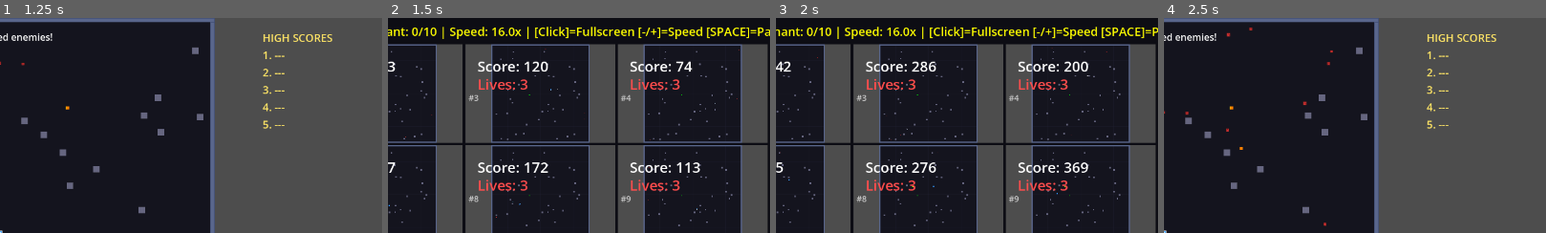
Above: before the commit, frames 1-4 (left to right).
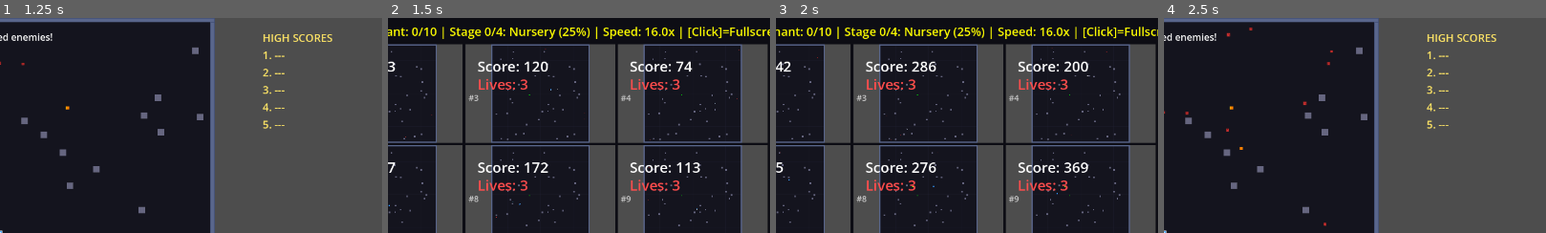
Above: after the commit, the same moments.

Repository: aryavolkan/evolve
Game: Godot game, scene res://main.tscn
Two runs of this game, one before a commit and one after it. Both use one fixed random seed, a clock stepped at 60 frames per second and the inputs below.
Inputs (mouse positions are % of the whole screen's width and height, from its top left):
- Up to frame 1 (1.25 s): tap Enter (ui_accept) at 0.5, 0.77 s; move the mouse to (72, 45) at 0.52 s; hold D (shoot_right) from 0.53 s (still down); hold T from 0.53 s (still down); click (72, 45) at 0.67 s; tap Shift at 0.8 s
- Up to frame 2 (1.5 s): move the mouse to (30, 55) at 1.27 s; release D (shoot_right) at 1.28 s; release T at 1.28 s; hold S (shoot_down) from 1.28 s (still down); tap Shift at 1.35 s
- Up to frame 3 (2 s): keep holding S (shoot_down); tap Enter (ui_accept) at 1.52 s; tap T at 1.55 s
- Up to frame 4 (2.5 s): move the mouse to (60, 28) at 2.02 s; release S (shoot_down) at 2.03 s; hold D (shoot_right) from 2.03 s (still down); hold T from 2.03 s (still down); tap Shift at 2.3 s
The pictures show only the part of the screen within x 50-100%, y 0-50%; the shares and areas given below are measured in that part.

Frame 1 is identical in both runs. In frame 2, 2.3% of the frame differs, in the area x 17-100%, y 4-10%; in frame 3, 2.2%; in frame 4, nothing differs.

Commit message:
feat: add 5-stage curriculum learning system
- Add CURRICULUM_STAGES constant with 5 progressive difficulty stages
  (Nursery → Elementary → Intermediate → Advanced → Final)
- Add curriculum state tracking (stage, generations_at_stage, enabled flag)
- Add check_curriculum_advancement() using rolling average fitness
- Add get_current_curriculum_config() and get_curriculum_label() helpers
- Reset stagnation counters on stage advancement
- Integrate curriculum into training loop, stats display, and W&B metrics
- Add comprehensive test suite (14 tests) in test_curriculum.gd
- Add IMPLEMENTATION_PLAN.md documenting all phases

Diff:
--- /dev/null
+++ b/test/test_curriculum.gd
@@ -0,0 +1,165 @@
+extends "res://test/test_base.gd"
+## Tests for the curriculum learning system in training_manager.gd
+
+var TrainingManagerScript = preload("res://training_manager.gd")
+
+
+func _run_tests() -> void:
+	_test("curriculum_stages_are_valid", _test_stages_valid)
+	_test("curriculum_initial_state", _test_initial_state)
+	_test("curriculum_config_returns_stage_0", _test_config_stage_0)
+	_test("curriculum_config_disabled_returns_empty", _test_config_disabled)
+	_test("curriculum_no_advance_before_min_generations", _test_no_early_advance)
+	_test("curriculum_advances_when_threshold_met", _test_advances_on_threshold)
+	_test("curriculum_does_not_advance_below_threshold", _test_no_advance_below_threshold)
+	_test("curriculum_does_not_advance_past_final_stage", _test_no_advance_past_final)
+	_test("curriculum_resets_stagnation_on_advance", _test_resets_stagnation)
+	_test("curriculum_label_format", _test_label_format)
+	_test("curriculum_all_stages_have_required_keys", _test_stage_keys)
+	_test("curriculum_arena_scale_monotonic", _test_arena_scale_monotonic)
+	_test("curriculum_enemy_types_grow", _test_enemy_types_grow)
+	_test("curriculum_final_stage_no_threshold", _test_final_stage)
+
+
+func _create_manager() -> Node:
+	## Create a training manager instance for testing (not added to tree).
+	var tm = TrainingManagerScript.new()
+	# Don't call initialize() - we're testing curriculum logic in isolation
+	return tm
+
+
+func _test_stages_valid() -> void:
+	var tm = _create_manager()
+	assert_gt(tm.CURRICULUM_STAGES.size(), 0, "Should have at least 1 stage")
+	assert_eq(tm.CURRICULUM_STAGES.size(), 5, "Should have exactly 5 stages")
+
+
+func _test_initial_state() -> void:
+	var tm = _create_manager()
+	assert_eq(tm.curriculum_stage, 0, "Should start at stage 0")
+	assert_eq(tm.curriculum_generations_at_stage, 0, "Should start with 0 gens at stage")
+	assert_true(tm.curriculum_enabled, "Curriculum should be enabled by default")
+
+
+func _test_config_stage_0() -> void:
+	var tm = _create_manager()
+	var config = tm.get_current_curriculum_config()
+	assert_false(config.is_empty(), "Config should not be empty")
+	assert_eq(config.arena_scale, 0.25, "Stage 0 arena scale should be 0.25")
+	assert_true(config.enemy_types.has(0), "Stage 0 should have pawns (type 0)")
+	assert_eq(config.enemy_types.size(), 1, "Stage 0 should only have pawns")
+
+
+func _test_config_disabled() -> void:
+	var tm = _create_manager()
+	tm.curriculum_enabled = false
+	var config = tm.get_current_curriculum_config()
+	assert_true(config.is_empty(), "Disabled curriculum should return empty config")
+
+
+func _test_no_early_advance() -> void:
+	var tm = _create_manager()
+	# Add high fitness but only 1 generation (need 3 minimum)
+	tm.history_avg_fitness.append(99999.0)
+	var advanced = tm.check_curriculum_advancement()
+	assert_false(advanced, "Should not advance with only 1 generation")
+	assert_eq(tm.curriculum_stage, 0, "Should still be at stage 0")
+	assert_eq(tm.curriculum_generations_at_stage, 1, "Should have counted the generation")
+
+
+func _test_advances_on_threshold() -> void:
+	var tm = _create_manager()
+	# Stage 0 threshold is 5000, min_generations is 3
+	# Simulate 3 generations with high fitness
+	tm.history_avg_fitness.append(6000.0)
+	tm.check_curriculum_advancement()  # gen 1 at stage
+	tm.history_avg_fitness.append(6000.0)
+	tm.check_curriculum_advancement()  # gen 2 at stage
+	tm.history_avg_fitness.append(6000.0)
+	var advanced = tm.check_curriculum_advancement()  # gen 3 at stage
+	assert_true(advanced, "Should advance when threshold met over 3 gens")
+	assert_eq(tm.curriculum_stage, 1, "Should be at stage 1")
+	assert_eq(tm.curriculum_generations_at_stage, 0, "Gens at stage should reset")
+
+
+func _test_no_advance_below_threshold() -> void:
+	var tm = _create_manager()
+	# Stage 0 threshold is 5000
+	tm.history_avg_fitness.append(2000.0)
+	tm.check_curriculum_advancement()
+	tm.history_avg_fitness.append(2000.0)
+	tm.check_curriculum_advancement()
+	tm.history_avg_fitness.append(2000.0)
+	var advanced = tm.check_curriculum_advancement()
+	assert_false(advanced, "Should not advance below threshold")
+	assert_eq(tm.curriculum_stage, 0, "Should still be at stage 0")
+
+
+func _test_no_advance_past_final() -> void:
+	var tm = _create_manager()
+	tm.curriculum_stage = tm.CURRICULUM_STAGES.size() - 1  # Final stage
+	tm.history_avg_fitness.append(99999.0)
+	tm.history_avg_fitness.append(99999.0)
+	tm.history_avg_fitness.append(99999.0)
+	var advanced = tm.check_curriculum_advancement()
+	assert_false(advanced, "Should not advance past final stage")
+	assert_eq(tm.curriculum_stage, tm.CURRICULUM_STAGES.size() - 1)
+
+
+func _test_resets_stagnation() -> void:
+	var tm = _create_manager()
+	tm.generations_without_improvement = 8
+	tm.best_avg_fitness = 3000.0
+	# Force advancement
+	tm.history_avg_fitness.append(6000.0)
+	tm.check_curriculum_advancement()
+	tm.history_avg_fitness.append(6000.0)
+	tm.check_curriculum_advancement()
+	tm.history_avg_fitness.append(6000.0)
+	tm.check_curriculum_advancement()
+	assert_eq(tm.generations_without_improvement, 0, "Stagnation should reset on advance")
+	assert_eq(tm.best_avg_fitness, 0.0, "Best avg should reset on advance")
+
+
+func _test_label_format() -> void:
+	var tm = _create_manager()
+	var label = tm.get_curriculum_label()
+	assert_true(label.length() > 0, "Label should not be empty")
+	assert_true("Stage 0" in label, "Label should contain stage number")
+	assert_true("Nursery" in label, "Label should contain stage name")
+	assert_true("25%" in label, "Label should contain arena scale")
+
+
+func _test_stage_keys() -> void:
+	var tm = _create_manager()
+	var required_keys = ["arena_scale", "enemy_types", "powerup_types",
+						 "advancement_threshold", "min_generations", "label"]
+	for i in tm.CURRICULUM_STAGES.size():
+		var stage = tm.CURRICULUM_STAGES[i]
+		for key in required_keys:
+			assert_true(stage.has(key), "Stage %d missing key: %s" % [i, key])
+
+
+func _test_arena_scale_monotonic() -> void:
+	var tm = _create_manager()
+	var prev_scale = 0.0
+	for i in tm.CURRICULUM_STAGES.size():
+		var scale = tm.CURRICULUM_STAGES[i].arena_scale
+		assert_gte(scale, prev_scale, "Arena scale should be non-decreasing at stage %d" % i)
+		prev_scale = scale
+
+
+func _test_enemy_types_grow() -> void:
+	var tm = _create_manager()
+	var prev_count = 0
+	for i in tm.CURRICULUM_STAGES.size():
+		var count = tm.CURRICULUM_STAGES[i].enemy_types.size()
+		assert_gte(count, prev_count, "Enemy types should grow at stage %d" % i)
+		prev_count = count
+
+
+func _test_final_stage() -> void:
+	var tm = _create_manager()
+	var final = tm.CURRICULUM_STAGES[-1]
+	assert_eq(final.advancement_threshold, 0.0, "Final stage should have no threshold")
+	assert_eq(final.enemy_types.size(), 5, "Final stage should have all 5 enemy types")
--- a/test/test_runner.gd
+++ b/test/test_runner.gd
@@ -47,6 +47,7 @@
 		preload("res://test/test_edge_cases.gd"),
 		preload("res://test/test_powerup.gd"),
 		preload("res://test/test_trainer.gd"),
+		preload("res://test/test_curriculum.gd"),
 		preload("res://test/test_integration.gd"),
 	]
 
--- a/training_manager.gd
+++ b/training_manager.gd
@@ -53,6 +53,29 @@
 var stagnation_limit: int = 10
 var generations_without_improvement: int = 0
 var best_avg_fitness: float = 0.0  # Best average fitness seen so far
+
+# Curriculum learning - progressive difficulty stages
+var curriculum_enabled: bool = true
+var curriculum_stage: int = 0
+var curriculum_generations_at_stage: int = 0
+
+const CURRICULUM_STAGES: Array[Dictionary] = [
+	# Stage 0: Tiny arena, pawns only, health powerups only
+	{"arena_scale": 0.25, "enemy_types": [0], "powerup_types": [0, 6],
+	 "advancement_threshold": 5000.0, "min_generations": 3, "label": "Nursery"},
+	# Stage 1: Small arena, pawns + knights, basic powerups
+	{"arena_scale": 0.5, "enemy_types": [0, 1], "powerup_types": [0, 2, 6],
+	 "advancement_threshold": 10000.0, "min_generations": 3, "label": "Elementary"},
+	# Stage 2: Medium arena, add bishops, most powerups
+	{"arena_scale": 0.75, "enemy_types": [0, 1, 2], "powerup_types": [0, 1, 2, 4, 5, 6],
+	 "advancement_threshold": 15000.0, "min_generations": 3, "label": "Intermediate"},
+	# Stage 3: Full arena, all except queen, all powerups
+	{"arena_scale": 1.0, "enemy_types": [0, 1, 2, 3], "powerup_types": [0, 1, 2, 3, 4, 5, 6, 7, 8, 9],
+	 "advancement_threshold": 12000.0, "min_generations": 3, "label": "Advanced"},
+	# Stage 4: Full arena, all enemy types, all powerups (final)
+	{"arena_scale": 1.0, "enemy_types": [0, 1, 2, 3, 4], "powerup_types": [0, 1, 2, 3, 4, 5, 6, 7, 8, 9],
+	 "advancement_threshold": 0.0, "min_generations": 0, "label": "Final"},
+]
 
 # Generation rollback (disabled - trust elitism, accept normal variance)
 var previous_avg_fitness: float = 0.0
@@ -242,6 +265,9 @@
 	previous_avg_fitness = 0.0
 	rerun_count = 0
 	current_eval_seed = 0
+	curriculum_stage = 0
+	curriculum_generations_at_stage = 0
+	curriculum_enabled = bool(_sweep_config.get("curriculum_enabled", true))
 	fitness_accumulator.clear()
 	Engine.time_scale = time_scale
 
@@ -758,7 +784,11 @@
 		else:
 			controls_hint = "[Click]=Fullscreen [-/+]=Speed [SPACE]=Pause [T]=Stop"
 
-		stats_label.text = "Gen %d (%s) | Progress: %d/%d | Best: %.0f | All-time: %.0f | Stagnant: %d/%d | Speed: %.1fx | %s" % [
+		var curriculum_text = ""
+		if curriculum_enabled:
+			curriculum_text = " | %s" % get_curriculum_label()
+
+		stats_label.text = "Gen %d (%s) | Progress: %d/%d | Best: %.0f | All-time: %.0f | Stagnant: %d/%d%s | Speed: %.1fx | %s" % [
 			generation,
 			seed_info,
 			evaluated_count,
@@ -767,6 +797,7 @@
 			all_time_best,
 			generations_without_improvement,
 			stagnation_limit,
+			curriculum_text,
 			time_scale,
 			controls_hint
 		]
@@ -818,9 +849,15 @@
 	else:
 		generations_without_improvement += 1
 
-	print("Gen %3d | Best: %6.1f | Avg: %6.1f | Kill$: %.0f | Pwr$: %.0f | Stagnant: %d/%d" % [
-		gen, best, avg, avg_kill_score, avg_powerup_score, generations_without_improvement, stagnation_limit
+	var curriculum_info = ""
+	if curriculum_enabled:
+		curriculum_info = " | %s" % get_curriculum_label()
+	print("Gen %3d | Best: %6.1f | Avg: %6.1f | Kill$: %.0f | Pwr$: %.0f | Stagnant: %d/%d%s" % [
+		gen, best, avg, avg_kill_score, avg_powerup_score, generations_without_improvement, stagnation_limit, curriculum_info
 	])
+
+	# Check curriculum advancement (before saving so metrics include new stage)
+	check_curriculum_advancement()
 
 	# Auto-save every generation
 	evolution.save_best(BEST_NETWORK_PATH)
@@ -851,6 +888,8 @@
 		"evals_per_individual": evals_per_individual,
 		"time_scale": time_scale,
 		"training_complete": training_complete,
+		"curriculum_stage": curriculum_stage,
+		"curriculum_label": get_curriculum_label(),
 	}
 
 	# Use worker-specific metrics file if worker ID is set
@@ -862,6 +901,78 @@
 	if file:
 		file.store_string(JSON.stringify(metrics))
 		file.close()
+
+
+# Curriculum learning functions
+func get_current_curriculum_config() -> Dictionary:
+	## Return the curriculum config for the current stage.
+	## Returns empty dict if curriculum is disabled.
+	if not curriculum_enabled:
+		return {}
+	if curriculum_stage < 0 or curriculum_stage >= CURRICULUM_STAGES.size():
+		return {}
+	return CURRICULUM_STAGES[curriculum_stage]
+
+
+func check_curriculum_advancement() -> bool:
+	## Check if agents should advance to the next curriculum stage.
+	## Called after each generation completes. Returns true if advanced.
+	if not curriculum_enabled:
+		return false
+	if curriculum_stage >= CURRICULUM_STAGES.size() - 1:
+		return false  # Already at final stage
+
+	curriculum_generations_at_stage += 1
+
+	var stage = CURRICULUM_STAGES[curriculum_stage]
+	var min_gens: int = stage.get("min_generations", 3)
+
+	# Need minimum generations to assess performance
+	if curriculum_generations_at_stage < min_gens:
+		return false
+
+	var threshold: float = stage.get("advancement_threshold", 0.0)
+	if threshold <= 0.0:
+		return false  # No threshold = stay here
+
+	# Check rolling average fitness over last min_gens generations
+	if history_avg_fitness.size() < min_gens:
+		return false
+
+	var recent_avg: float = 0.0
+	for i in range(min_gens):
+		recent_avg += history_avg_fitness[history_avg_fitness.size() - 1 - i]
+	recent_avg /= min_gens
+
+	if recent_avg >= threshold:
+		var old_stage = curriculum_stage
+		curriculum_stage += 1
+		curriculum_generations_at_stage = 0
+		# Reset stagnation counter on advancement (new stage = fresh start)
+		generations_without_improvement = 0
+		best_avg_fitness = 0.0
+		print("🎓 CURRICULUM ADVANCEMENT: Stage %d (%s) → Stage %d (%s) | rolling avg: %.0f ≥ %.0f" % [
+			old_stage, CURRICULUM_STAGES[old_stage].label,
+			curriculum_stage, CURRICULUM_STAGES[curriculum_stage].label,
+			recent_avg, threshold
+		])
+		return true
+
+	return false
+
+
+func get_curriculum_label() -> String:
+	## Get a display label for the current curriculum stage.
+	if not curriculum_enabled:
+		return ""
+	var config = get_current_curriculum_config()
+	if config.is_empty():
+		return ""
+	return "Stage %d/%d: %s (%.0f%%)" % [
+		curriculum_stage, CURRICULUM_STAGES.size() - 1,
+		config.get("label", "?"),
+		config.get("arena_scale", 1.0) * 100.0
+	]
 
 
 # Playback mode functions (unchanged from before)
@@ -1016,7 +1127,9 @@
 		"playback_generation": playback_generation,
 		"max_playback_generation": max_playback_generation,
 		"stagnation": generations_without_improvement,
-		"stagnation_limit": stagnation_limit
+		"stagnation_limit": stagnation_limit,
+		"curriculum_stage": curriculum_stage,
+		"curriculum_label": get_curriculum_label()
 	}
 
 
Not shown, added: IMPLEMENTATION_PLAN.md
